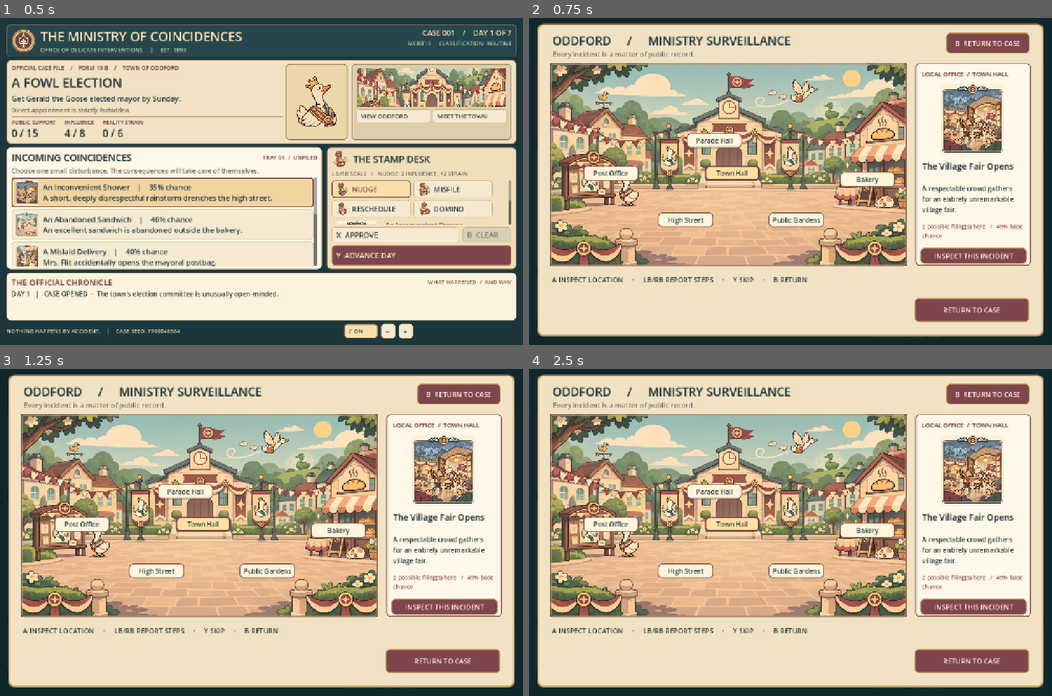
Above: before the commit, frames 1-4 (two rows, left to right).
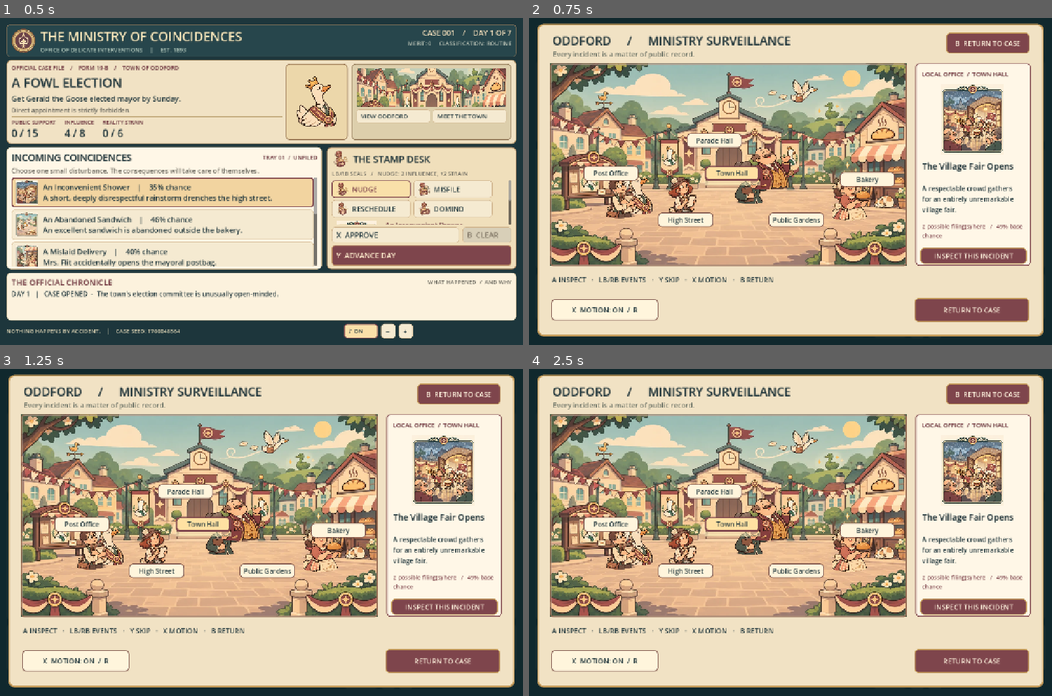
Above: after the commit, the same moments.

Repository: killjoy00/ministry
Game: Godot game, scene res://scenes/main.tscn
Two runs of this game, one before a commit and one after it. Both use one fixed random seed, a clock stepped at 60 frames per second and the inputs below.
Inputs:
- Up to frame 1 (0.5 s): no input
- Up to frame 2 (0.75 s): click "VIEW ODDFORD" at 0.5 s
- Up to frame 3 (1.25 s): no input
- Up to frame 4 (2.5 s): click "MEET THE TOWN" at 1.25 s; click "Town Hall" at 2 s

Frame 1 is identical in both runs. In frame 2, 3.1% of the frame differs, in the area x 4-66%, y 39-93%; in frame 3, 3.1%; in frame 4, 3.2%.

Commit message:
Bring Oddford's paper characters to life with recorded-event choreography
* Add illustrated paper actors and event-specific character choreography

* Animate logged incidents with stage entrances, reactions and reduced-motion controls

* Connect incident scenes with documented causality arrows

* Guard living-town choreography with headless tests and document reduced motion

Diff:
--- /dev/null
+++ b/scripts/ui/character_choreography.gd
@@ -0,0 +1,95 @@
+extends RefCounted
+## Stage blocking for documented event IDs only; no new game events or facts.
+const PORTRAITS := {
+	"gerald": "res://assets/illustrated/portrait_gerald.webp",
+	"clerk": "res://assets/illustrated/portrait_clerk.webp",
+	"mayor": "res://assets/illustrated/portrait_mayor.webp",
+	"reporter": "res://assets/illustrated/portrait_reporter.webp",
+	"organizer": "res://assets/illustrated/portrait_organizer.webp",
+	"baker": "res://assets/illustrated/portrait_baker.webp"
+}
+const HOME := {
+	"gerald": Vector2(0.24, 0.70), "clerk": Vector2(0.56, 0.65),
+	"mayor": Vector2(0.62, 0.58), "reporter": Vector2(0.37, 0.73),
+	"organizer": Vector2(0.20, 0.72), "baker": Vector2(0.85, 0.73)
+}
+
+static func scene_type(event_id: String) -> String:
+	if event_id == "goose_stage": return "stage"
+	if event_id in ["goose_hungry", "sandwich", "endorsement"]: return "sandwich"
+	if event_id in ["post", "wrong_invitation", "rulebook", "petition"]: return "letter"
+	if event_id in ["rain", "indoor_parade", "mayor_late", "fair"]: return "parade"
+	if event_id in ["camera", "front_page", "goose_viral", "poll"]: return "press"
+	if event_id in ["wind", "torn_posters", "windfall"] or event_id.begins_with("correction_"): return "wind"
+	if event_id in ["nomination", "special_council", "debate", "fair_prize"]: return "civic"
+	if event_id in ["speech_ruined", "scandal", "coffee"]: return "mayor"
+	return "local"
+
+static func _walk(role: String, first: Vector2, last: Vector2, wait: float = 0.0, duration: float = 1.20, mood: String = "") -> Dictionary:
+	return {"role": role, "from": first, "to": last, "delay": wait, "duration": duration, "mood": mood}
+
+static func actors_for(event_id: String, place: String) -> Array[Dictionary]:
+	match scene_type(event_id):
+		"stage":
+			return [
+				_walk("gerald", Vector2(0.28, 0.82), Vector2(0.51, 0.55), 0.05, 1.25, "proud"),
+				_walk("mayor", Vector2(0.51, 0.60), Vector2(0.67, 0.78), 0.10, 1.10, "surprised"),
+				_walk("reporter", Vector2(0.28, 0.78), Vector2(0.43, 0.75), 0.34, 0.95, "cheer"),
+				_walk("baker", Vector2(0.81, 0.77), Vector2(0.73, 0.77), 0.52, 0.75, "cheer")
+			]
+		"sandwich":
+			return [
+				_walk("gerald", Vector2(0.40, 0.80), Vector2(0.78, 0.75), 0.10, 1.36, "proud"),
+				_walk("baker", Vector2(0.90, 0.70), Vector2(0.84, 0.71), 0.52, 0.65, "surprised")
+			]
+		"letter":
+			return [
+				_walk("organizer", Vector2(0.48, 0.82), Vector2(0.19, 0.73), 0.05, 1.38, "surprised"),
+				_walk("clerk", Vector2(0.18, 0.70), Vector2(0.24, 0.71), 0.45, 0.60, "inspect")
+			]
+		"parade":
+			return [
+				_walk("mayor", Vector2(0.27, 0.83), Vector2(0.50, 0.65), 0.05, 1.20, "proud"),
+				_walk("reporter", Vector2(0.74, 0.81), Vector2(0.61, 0.70), 0.20, 0.88, "inspect"),
+				_walk("clerk", Vector2(0.64, 0.75), Vector2(0.58, 0.67), 0.35, 0.70, "inspect")
+			]
+		"press":
+			return [
+				_walk("reporter", Vector2(0.20, 0.76), Vector2(0.46, 0.72), 0.05, 1.25, "cheer"),
+				_walk("gerald", Vector2(0.60, 0.75), Vector2(0.55, 0.70), 0.28, 0.74, "proud"),
+				_walk("organizer", Vector2(0.69, 0.78), Vector2(0.66, 0.78), 0.46, 0.55, "surprised")
+			]
+		"wind":
+			return [
+				_walk("mayor", Vector2(0.53, 0.72), Vector2(0.72, 0.81), 0.04, 1.30, "surprised"),
+				_walk("clerk", Vector2(0.40, 0.76), Vector2(0.52, 0.73), 0.24, 1.00, "inspect")
+			]
+		"civic":
+			return [
+				_walk("gerald", Vector2(0.38, 0.80), Vector2(0.52, 0.68), 0.05, 1.15, "proud"),
+				_walk("clerk", Vector2(0.62, 0.75), Vector2(0.57, 0.68), 0.32, 0.88, "inspect"),
+				_walk("mayor", Vector2(0.73, 0.79), Vector2(0.68, 0.76), 0.44, 0.60, "surprised")
+			]
+		"mayor":
+			return [
+				_walk("mayor", Vector2(0.52, 0.68), Vector2(0.57, 0.71), 0.05, 0.85, "surprised"),
+				_walk("reporter", Vector2(0.66, 0.77), Vector2(0.63, 0.74), 0.35, 0.65, "inspect")
+			]
+		_:
+			var resident: String = "gerald"
+			if place == "Bakery": resident = "baker"
+			elif place == "Post Office": resident = "organizer"
+			elif place == "Town Hall": resident = "clerk"
+			elif place == "Parade Hall": resident = "mayor"
+			elif place == "High Street": resident = "reporter"
+			var p: Vector2 = HOME[resident]
+			return [_walk(resident, p + Vector2(-0.07, 0.0), p, 0.0, 0.80, "inspect")]
+
+static func validate_specs(specs: Array[Dictionary]) -> bool:
+	for spec in specs:
+		if not PORTRAITS.has(str(spec.get("role", ""))): return false
+		if float(spec.get("duration", 0.0)) <= 0.0: return false
+		for coordinate in [spec.get("from", Vector2(-1, -1)), spec.get("to", Vector2(-1, -1))]:
+			if not (coordinate is Vector2): return false
+			if coordinate.x < 0.08 or coordinate.x > 0.95 or coordinate.y < 0.15 or coordinate.y > 0.94: return false
+	return true
--- a/scripts/ui/living_town.gd
+++ b/scripts/ui/living_town.gd
@@ -7,6 +7,9 @@
 signal investigate_requested(event_id: String)
 
 const FX = preload("res://scripts/ui/town_fx.gd")
+const Choreography = preload("res://scripts/ui/character_choreography.gd")
+const PaperActor = preload("res://scripts/ui/paper_actor.gd")
+const VISUAL_SETTINGS = "user://ministry_visuals.cfg"
 const PAPER := Color("#f1e2c4")
 const BURGUNDY := Color("#7e454c")
 const INK := Color("#263b40")
@@ -30,6 +33,11 @@
 var selected_location: String = "Town Hall"
 var image_frame: TextureRect
 var effect_layer: Control
+var puppet_layer: Control
+var _actor_tweens: Array[Tween] = []
+var _actors: Dictionary = {}
+var causal_label: Label
+var motion_button: Button
 var marker: ColorRect
 var location_buttons: Array[Button] = []
 var docket_title: Label
@@ -54,6 +62,7 @@
 	name = "LivingOddford"
 	set_anchors_and_offsets_preset(Control.PRESET_FULL_RECT)
 	mouse_filter = Control.MOUSE_FILTER_STOP
+	_load_motion_preference()
 	_build()
 	if replay_mode:
 		_show_replay()
@@ -78,6 +87,9 @@
 				get_viewport().set_input_as_handled()
 			JOY_BUTTON_Y:
 				_skip_replay()
+				get_viewport().set_input_as_handled()
+			JOY_BUTTON_X:
+				_toggle_reduced_motion()
 				get_viewport().set_input_as_handled()
 	elif event is InputEventKey and event.pressed and not event.echo:
 		match event.keycode:
@@ -96,6 +108,9 @@
 				if replay_mode:
 					_skip_replay()
 					get_viewport().set_input_as_handled()
+			KEY_R:
+				_toggle_reduced_motion()
+				get_viewport().set_input_as_handled()
 
 func _process(delta: float) -> void:
 	if not replay_mode or replay_paused:
@@ -165,6 +180,26 @@
 	effect_layer.position = MAP_ORIGIN
 	effect_layer.size = MAP_SIZE
 	add_child(effect_layer)
+	puppet_layer = Control.new()
+	puppet_layer.name = "OfficialPaperActors"
+	puppet_layer.position = MAP_ORIGIN
+	puppet_layer.size = MAP_SIZE
+	puppet_layer.mouse_filter = Control.MOUSE_FILTER_IGNORE
+	add_child(puppet_layer)
+	var causal_backdrop := ColorRect.new()
+	causal_backdrop.name = "DocumentedCausesBackdrop"
+	causal_backdrop.color = Color("#30464ae8")
+	causal_backdrop.position = MAP_ORIGIN + Vector2(13, 11)
+	causal_backdrop.size = Vector2(432, 36)
+	causal_backdrop.mouse_filter = Control.MOUSE_FILTER_IGNORE
+	causal_backdrop.visible = false
+	add_child(causal_backdrop)
+	causal_label = _label("", 17, Color("#fff0c3"), true)
+	causal_label.name = "RecordedCausalLinksLabel"
+	causal_label.position = MAP_ORIGIN + Vector2(22, 15)
+	causal_label.size = Vector2(418, 32)
+	causal_label.visible = false
+	add_child(causal_label)
 	marker = ColorRect.new()
 	marker.name = "CausalSpotlight"
 	marker.color = Color("#fff3bd88")
@@ -181,8 +216,10 @@
 		location_btn.position = _marker_position(place) - Vector2(67, 17)
 		location_btn.pressed.connect(_show_location.bind(place))
 		add_child(location_btn)
+		# Hide location markers only during replay, so characters are not obscured.
+		location_btn.visible = not replay_mode
 		location_buttons.append(location_btn)
-	var strip := _label("A INSPECT LOCATION     ·     LB/RB REPORT STEPS     ·     Y SKIP     ·     B RETURN", 17, INK)
+	var strip := _label("A INSPECT   ·   LB/RB EVENTS   ·   Y SKIP   ·   X MOTION   ·   B RETURN", 17, INK)
 	strip.position = Vector2(56, 628)
 	strip.size = Vector2(1100, 37)
 	add_child(strip)
@@ -233,6 +270,13 @@
 	proceed_button.size = Vector2(280, 59)
 	proceed_button.pressed.connect(_next_event)
 	add_child(proceed_button)
+	motion_button = _button("", false)
+	motion_button.name = "ReducedMotionToggle"
+	motion_button.position = Vector2(54, 688)
+	motion_button.size = Vector2(263, 52)
+	motion_button.pressed.connect(_toggle_reduced_motion)
+	add_child(motion_button)
+	_update_motion_caption()
 	_focus_target = location_buttons[0]
 	_effect("", false)
 
@@ -277,6 +321,7 @@
 	investigate_button.disabled = _selected_eligible_id.is_empty()
 	proceed_button.text = "RETURN TO CASE" if not replay_mode else "NEXT RECORDED EVENT  >"
 	_effect("", false)
+	_stage_idle_cast()
 
 func _show_replay() -> void:
 	replay_elapsed = 0.0
@@ -291,6 +336,7 @@
 		investigate_button.disabled = true
 		proceed_button.text = "B  RETURN TO CASE"
 		_effect("", false)
+		_clear_cast()
 		return
 	var entry: Dictionary = replay_events[replay_index]
 	var event_id: String = str(entry.get("id", ""))
@@ -317,10 +363,109 @@
 	investigate_button.disabled = true
 	proceed_button.text = "NEXT EVENT   RB  >" if replay_index + 1 < replay_events.size() else "END OF REPORT  /  B RETURN"
 	_effect(family, true)
+	_stage_recorded_event(entry, place, causes)
 
 func _effect(family: String, animate: bool) -> void:
 	(effect_layer as Node).call("set_incident", family if animate else "")
 	(effect_layer as Node).set("reduced_motion", reduced_motion)
+	if not animate:
+		(effect_layer as Node).call("set_causal_links", [], Vector2.ZERO)
+		causal_label.visible = false
+		get_node("DocumentedCausesBackdrop").visible = false
+
+# Only the actual event ledger triggers a scene. Artwork never mutates game state.
+func _stage_recorded_event(entry: Dictionary, place: String, causes: Array) -> void:
+	var event_id: String = str(entry.get("id", ""))
+	var actors: Array[Dictionary] = Choreography.actors_for(event_id, place)
+	_stage_cast(actors)
+	var source_points: Array[Vector2] = []
+	for parent_id in causes:
+		var source_rule: Dictionary = simulation.get_rule(str(parent_id)) if simulation != null else {}
+		var source_place: String = str(source_rule.get("place", ""))
+		var index: int = LOCATION_NAMES.find(source_place)
+		if index >= 0:
+			source_points.append(Vector2(MAP_SIZE.x * COORDS[index].x, MAP_SIZE.y * COORDS[index].y))
+	var current_index: int = LOCATION_NAMES.find(place)
+	var current_point := Vector2(MAP_SIZE.x * 0.5, MAP_SIZE.y * 0.5)
+	if current_index >= 0:
+		current_point = Vector2(MAP_SIZE.x * COORDS[current_index].x, MAP_SIZE.y * COORDS[current_index].y)
+	(effect_layer as Node).call("set_causal_links", source_points, current_point)
+	causal_label.visible = not source_points.is_empty()
+	get_node("DocumentedCausesBackdrop").visible = causal_label.visible
+	causal_label.text = "DOCUMENTED CAUSES: %d   /   +%d SUPPORT" % [source_points.size(), int(entry.get("support", 0))]
+	var gain: int = int(entry.get("support", 0))
+	if gain > 0 and not reduced_motion:
+		var gain_label := _label("+%d SUPPORT" % gain, 23, Color("#ffe9aa"), true)
+		gain_label.name = "RecordedSupportGain"
+		gain_label.position = current_point - Vector2(68, 95)
+		gain_label.size = Vector2(205, 34)
+		gain_label.mouse_filter = Control.MOUSE_FILTER_IGNORE
+		puppet_layer.add_child(gain_label)
+		var tween := create_tween()
+		_actor_tweens.append(tween)
+		tween.tween_interval(0.55)
+		tween.tween_property(gain_label, "position", gain_label.position - Vector2(0, 27), 0.90).set_trans(Tween.TRANS_CUBIC)
+		tween.parallel().tween_property(gain_label, "modulate:a", 0.0, 0.90)
+
+func _stage_idle_cast() -> void:
+	var roles := ["gerald", "clerk", "mayor", "baker", "reporter", "organizer"]
+	var specs: Array[Dictionary] = []
+	for role in roles:
+		var point: Vector2 = Choreography.HOME[role]
+		specs.append({"role": role, "from": point, "to": point, "delay": 0.0, "duration": 0.1, "mood": ""})
+	_stage_cast(specs, false)
+
+func _clear_cast() -> void:
+	for tween in _actor_tweens:
+		if tween != null and tween.is_running():
+			tween.kill()
+	_actor_tweens.clear()
+	_actors.clear()
+	if puppet_layer == null: return
+	for child in puppet_layer.get_children():
+		puppet_layer.remove_child(child)
+		child.queue_free()
+
+func _stage_cast(specs: Array[Dictionary], move: bool = true) -> void:
+	_clear_cast()
+	for spec in specs:
+		var role: String = str(spec["role"])
+		var actor := PaperActor.new()
+		actor.configure(role, reduced_motion)
+		puppet_layer.add_child(actor)
+		actor.position = Vector2(MAP_SIZE.x * spec["from"].x, MAP_SIZE.y * spec["from"].y)
+		_actors[role] = actor
+		var destination := Vector2(MAP_SIZE.x * spec["to"].x, MAP_SIZE.y * spec["to"].y)
+		if reduced_motion or not move:
+			actor.position = destination
+			actor.set_action(str(spec.get("mood", "")))
+		else:
+			var tween := create_tween()
+			_actor_tweens.append(tween)
+			tween.tween_interval(float(spec["delay"]))
+			tween.tween_callback(actor.set_walking.bind(true))
+			tween.tween_property(actor, "position", destination, float(spec["duration"])).set_trans(Tween.TRANS_SINE).set_ease(Tween.EASE_IN_OUT)
+			tween.tween_callback(actor.set_walking.bind(false))
+			tween.tween_callback(actor.set_action.bind(str(spec.get("mood", ""))))
+
+func _update_motion_caption() -> void:
+	if motion_button != null:
+		motion_button.text = "X  MOTION: %s  /  R" % ("REDUCED" if reduced_motion else "ON")
+
+func _toggle_reduced_motion() -> void:
+	reduced_motion = not reduced_motion
+	var preferences := ConfigFile.new()
+	preferences.set_value("accessibility", "reduced_motion", reduced_motion)
+	preferences.save(VISUAL_SETTINGS)
+	_update_motion_caption()
+	(effect_layer as Node).set("reduced_motion", reduced_motion)
+	if replay_mode: _show_replay()
+	else: _stage_idle_cast()
+
+func _load_motion_preference() -> void:
+	var preferences := ConfigFile.new()
+	if preferences.load(VISUAL_SETTINGS) == OK:
+		reduced_motion = bool(preferences.get_value("accessibility", "reduced_motion", false))
 
 func _next_event() -> void:
 	if not replay_mode:
--- /dev/null
+++ b/scripts/ui/paper_actor.gd
@@ -0,0 +1,77 @@
+extends Node2D
+## Small illustrated paper actors, with footsteps, bobbing and reactions.
+const Choreography = preload("res://scripts/ui/character_choreography.gd")
+var role: String = ""
+var portrait: Sprite2D
+var walking: bool = false
+var reduced_motion: bool = false
+var mood: String = ""
+var phase: float = 0.0
+var _base_pos := Vector2(0.0, -31.0)
+
+func configure(who: String, motion_reduced: bool = false) -> void:
+	role = who
+	reduced_motion = motion_reduced
+	name = "Puppet" + who.capitalize()
+
+func _ready() -> void:
+	portrait = Sprite2D.new()
+	portrait.name = "IllustratedPortrait"
+	portrait.texture = load(str(Choreography.PORTRAITS[role])) as Texture2D
+	portrait.scale = Vector2(0.34, 0.34)
+	portrait.position = _base_pos
+	add_child(portrait)
+	queue_redraw()
+
+func set_action(new_mood: String) -> void:
+	mood = new_mood
+	queue_redraw()
+
+func set_walking(moving: bool) -> void:
+	walking = moving and not reduced_motion
+	queue_redraw()
+
+func set_reduced_motion(enabled: bool) -> void:
+	reduced_motion = enabled
+	if enabled:
+		walking = false
+		phase = 0.0
+		if portrait != null:
+			portrait.position = _base_pos
+			portrait.rotation = 0.0
+	queue_redraw()
+
+func _process(delta: float) -> void:
+	if portrait == null or reduced_motion: return
+	phase += minf(delta, 0.1)
+	if walking:
+		portrait.position = _base_pos + Vector2(0.0, sin(phase * 15.0) * 2.8)
+		portrait.rotation = sin(phase * 15.0) * 0.045
+	elif mood == "cheer":
+		portrait.position = _base_pos + Vector2(0.0, -absf(sin(phase * 6.5)) * 4.0)
+		portrait.rotation = sin(phase * 6.5) * 0.032
+	elif mood == "surprised":
+		portrait.position = _base_pos
+		portrait.rotation = sin(phase * 3.0) * 0.04
+	else:
+		portrait.position = _base_pos + Vector2(0, sin(phase * 2.0) * 0.9)
+		portrait.rotation = 0.0
+	queue_redraw()
+
+func _draw() -> void:
+	var dark := Color("#443a34")
+	var feet := Color("#e1a45a") if role == "gerald" else Color("#54473e")
+	draw_set_transform(Vector2(0.0, 16.0), 0.0, Vector2(1.45, 0.25))
+	draw_circle(Vector2.ZERO, 22.0, Color("#543c3c55"))
+	draw_set_transform(Vector2.ZERO)
+	var stride: float = sin(phase * 15.0) * 7.0 if walking and not reduced_motion else 0.0
+	draw_line(Vector2(-10, -4), Vector2(-9 - stride, 14), dark, 3.0, true)
+	draw_line(Vector2(10, -4), Vector2(9 + stride, 14), dark, 3.0, true)
+	draw_line(Vector2(-9 - stride, 14), Vector2(-23 - stride, 14), feet, 5.0, true)
+	draw_line(Vector2(9 + stride, 14), Vector2(23 + stride, 14), feet, 5.0, true)
+	if mood == "surprised":
+		draw_line(Vector2(35, -63), Vector2(42, -77), Color("#9d6062"), 3.0, true)
+		draw_line(Vector2(42, -61), Vector2(57, -68), Color("#9d6062"), 3.0, true)
+	elif mood == "proud":
+		draw_circle(Vector2(36, -66), 4.0, Color("#ffdc8b"))
+		draw_line(Vector2(36, -75), Vector2(36, -83), Color("#ffdc8b"), 2.0)
--- a/scripts/ui/town_fx.gd
+++ b/scripts/ui/town_fx.gd
@@ -5,6 +5,17 @@
 var kind: String = ""
 var elapsed: float = 0.0
 var reduced_motion: bool = false
+# Only the simulation's logged parent IDs authorize a direct-cause arrow.
+var causal_origins: Array[Vector2] = []
+var causal_target: Vector2 = Vector2.ZERO
+
+func set_causal_links(origins: Array, target: Vector2) -> void:
+	causal_origins.clear()
+	for origin in origins:
+		if origin is Vector2:
+			causal_origins.append(origin)
+	causal_target = target
+	queue_redraw()
 
 func set_incident(new_kind: String) -> void:
 	kind = new_kind
@@ -20,6 +31,9 @@
 		queue_redraw()
 
 func _draw() -> void:
+	if not causal_origins.is_empty():
+		for source in causal_origins:
+			_draw_causal_arrow(source, causal_target)
 	if kind.is_empty():
 		return
 	var w: float = size.x
@@ -63,3 +77,21 @@
 				var y: float = fposmod(float(i * 41) + elapsed * (35.0 + (i % 5) * 14.0), h)
 				var color: Color = Color("#9b4d55") if i % 3 == 0 else (Color("#f4d58d") if i % 3 == 1 else Color("#fff3d8"))
 				draw_rect(Rect2(x, y, 7, 12), color)
+
+func _draw_causal_arrow(source: Vector2, target: Vector2) -> void:
+	# A curved, dotted brass link from a real causal parent to the event location.
+	if source.distance_to(target) < 12.0:
+		draw_arc(target + Vector2(0, -18), 15.0, 0.0, TAU * 0.8, 24, Color("#fff2b7"), 3.0, true)
+		return
+	var mid: Vector2 = (source + target) * 0.5 + Vector2(0, -45.0)
+	var previous: Vector2 = source
+	var point: Vector2 = source
+	for i in range(1, 28):
+		var t: float = float(i) / 27.0
+		point = source * pow(1.0 - t, 2) + mid * (2.0 * t * (1.0 - t)) + target * (t * t)
+		if i % 3 != 0:
+			draw_line(previous, point, Color("#ffe8ac"), 3.0, true)
+		previous = point
+	var normal: Vector2 = (point - mid).normalized()
+	draw_line(point, point + normal.rotated(2.55) * 13.0, Color("#ffe8ac"), 3.0, true)
+	draw_line(point, point + normal.rotated(-2.55) * 13.0, Color("#ffe8ac"), 3.0, true)
--- /dev/null
+++ b/tests/character_animation_smoke.gd
@@ -0,0 +1,68 @@
+extends SceneTree
+## A real Godot test of the paper actors, recorded parent arrows, and
+## controller-friendly reduced motion. No simulation data is changed.
+const Simulation = preload("res://scripts/simulation/case_simulation.gd")
+const Town = preload("res://scripts/ui/living_town.gd")
+const Choreography = preload("res://scripts/ui/character_choreography.gd")
+var checks: int = 0
+var errors: Array[String] = []
+
+func _initialize() -> void:
+	call_deferred("_run")
+
+func _check(valid: bool, explanation: String) -> void:
+	checks += 1
+	if not valid: errors.append(explanation)
+
+func _run() -> void:
+	var sim = Simulation.new(81, false)
+	for role in Choreography.PORTRAITS.keys():
+		_check(ResourceLoader.exists(str(Choreography.PORTRAITS[role])), "Portrait bundled: " + str(role))
+	for rule in sim.rules:
+		var specs: Array[Dictionary] = Choreography.actors_for(str(rule["id"]), str(rule["place"]))
+		_check(not specs.is_empty() and Choreography.validate_specs(specs), "Valid stage blocking: " + str(rule["id"]))
+	_check(Choreography.scene_type("goose_stage") == "stage", "Gerald gets a distinct entrance scene")
+	_check(Choreography.scene_type("indoor_parade") != "stage", "A parade never fabricates a stage entrance")
+	_check(Choreography.scene_type("front_page") == "press", "The Gazette is depicted as a press scene")
+	_check(Choreography.scene_type("correction_gust_4") == "wind", "Correction wind is visually distinct")
+	var stage_specs: Array[Dictionary] = Choreography.actors_for("goose_stage", "Town Hall")
+	_check(stage_specs[0]["role"] == "gerald" and stage_specs[0]["from"] != stage_specs[0]["to"], "Gerald actually walks onto the stage")
+	var record := {"id":"goose_stage","day":4,"title":"An Unscheduled Speaker","text":"Gerald wanders onto the stage and receives unexpectedly warm applause.","support":1,"causes":["crowd","goose_hungry"]}
+	var town = Town.new()
+	town.configure(sim, [record], true)
+	root.add_child(town)
+	await process_frame
+	await process_frame
+	_check(town.find_child("OfficialPaperActors", true, false) != null, "The paper actors render over the town")
+	_check(town._actors.size() == 4 and town._actors.has("gerald") and town._actors.has("mayor"), "The stage scene has a goose and responding residents")
+	_check(town.effect_layer.causal_origins.size() == 2, "Only two recorded causes produce arrows")
+	_check(town.causal_label.visible, "Documented causes are labelled")
+	_check(town.find_child("RecordedSupportGain", true, false) != null, "Support feedback comes from the recorded event")
+	_check(town.location_buttons.all(func(button): return not button.visible), "Location pins cannot cover actors during replay")
+	_check(town.motion_button != null and town.motion_button.text.contains("MOTION"), "Reduced-motion button is accessible")
+	var start: Vector2 = Vector2(town.MAP_SIZE.x * stage_specs[0]["from"].x, town.MAP_SIZE.y * stage_specs[0]["from"].y)
+	var finish: Vector2 = Vector2(town.MAP_SIZE.x * stage_specs[0]["to"].x, town.MAP_SIZE.y * stage_specs[0]["to"].y)
+	var actor = town._actors["gerald"]
+	_check(actor.position.distance_to(start) < 2.0, "Gerald begins away from the stage")
+	await create_timer(0.50).timeout
+	_check(actor.position.distance_to(start) > 4.0, "Gerald physically moves before the report ends")
+	town._toggle_reduced_motion()
+	_check(town.reduced_motion, "Reduced motion can be turned on")
+	_check(town._actors["gerald"].position.distance_to(finish) < 2.0, "Reduced motion snaps the story to the final pose")
+	_check(not town._actors["gerald"].walking, "Reduced motion disables walking")
+	var preferences := ConfigFile.new()
+	_check(preferences.load(town.VISUAL_SETTINGS) == OK and bool(preferences.get_value("accessibility","reduced_motion",false)), "Reduced motion is saved locally")
+	town._show_location("Bakery")
+	_check(town.effect_layer.causal_origins.is_empty(), "Town exploration never retains a previous causal arrow")
+	_check(town._actors.size() == 6, "Residents are present in exploration mode")
+	town._show_replay()
+	_check(town.effect_layer.causal_origins.size() == 2, "Revisiting restores actual, not invented, causes")
+	town._toggle_reduced_motion()
+	root.remove_child(town)
+	town.free()
+	if errors.is_empty():
+		print("PASS: %d illustrated-character, cause-and-effect and motion assertions" % checks)
+		quit(0)
+	else:
+		for err in errors: printerr("FAIL: ", err)
+		quit(1)
Not shown, added: docs/CHARACTER_ANIMATIONS.md
